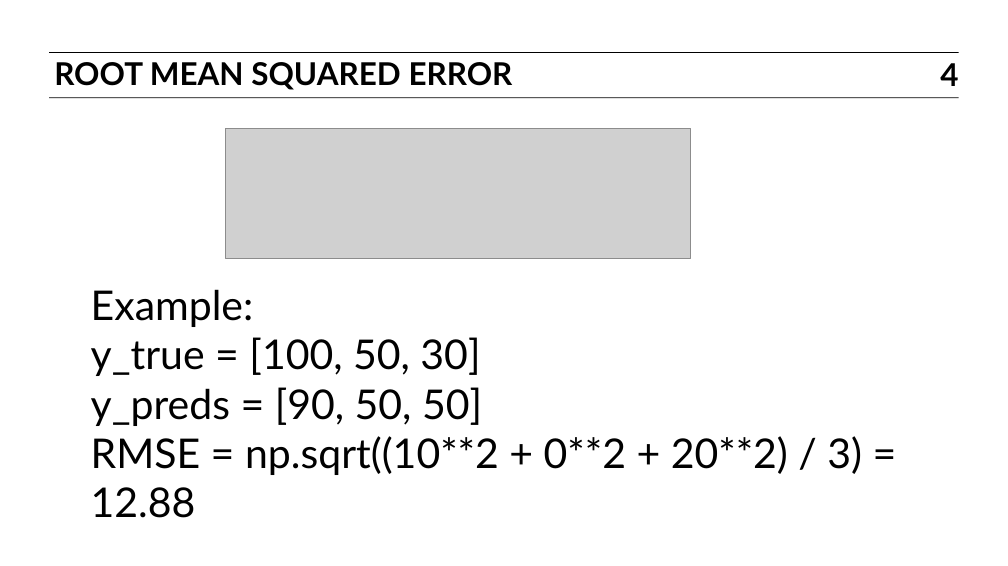
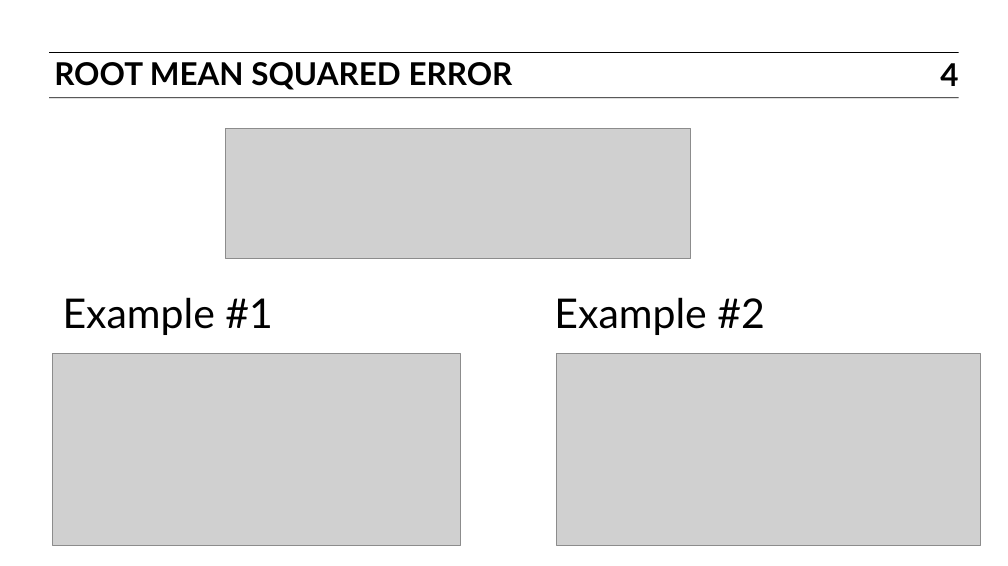
Before and after one commit to araveret/DAT6, a slide deck: slide 4 of slides/04_model_evaluation_metrics.pptx. Drawn at 1008x566 pixels with LibreOffice and Linux fonts; fonts in the diff are those of the drawing; grey boxes stand for pictures. Boxes give left, top, right and bottom in pixels: in the first picture for what was removed or moved away, otherwise in the second. Text is boxed around its words. In the diff, an @@ line names an element or a change of style, - is before the commit and + after.

```diff
--- a/slides/04_model_evaluation_metrics.pptx
+++ b/slides/04_model_evaluation_metrics.pptx
@@ text at box(63, 297, 273, 335): text changed @@
-Example:
-y_true = [100, 50, 30]
-y_preds = [90, 50, 50]
-RMSE = np.sqrt((10**2 + 0**2 + 20**2) / 3) = 12.88
+Example #1
@@ text added at box(554, 297, 765, 335), 30 pt, text #000000 @@
+Example #2
@@ picture added at box(53, 353, 461, 545) @@
@@ picture added at box(557, 353, 980, 545) @@
```
Also in this commit, not shown: 4 other files.
